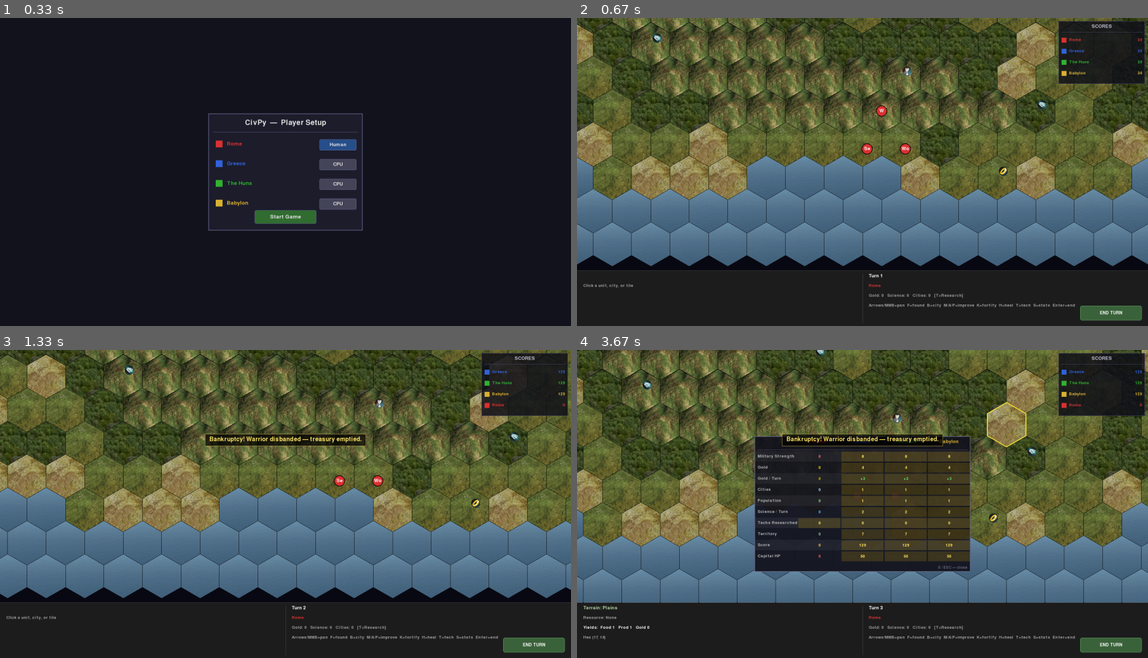
Above: before the commit, frames 1-4 (two rows, left to right).
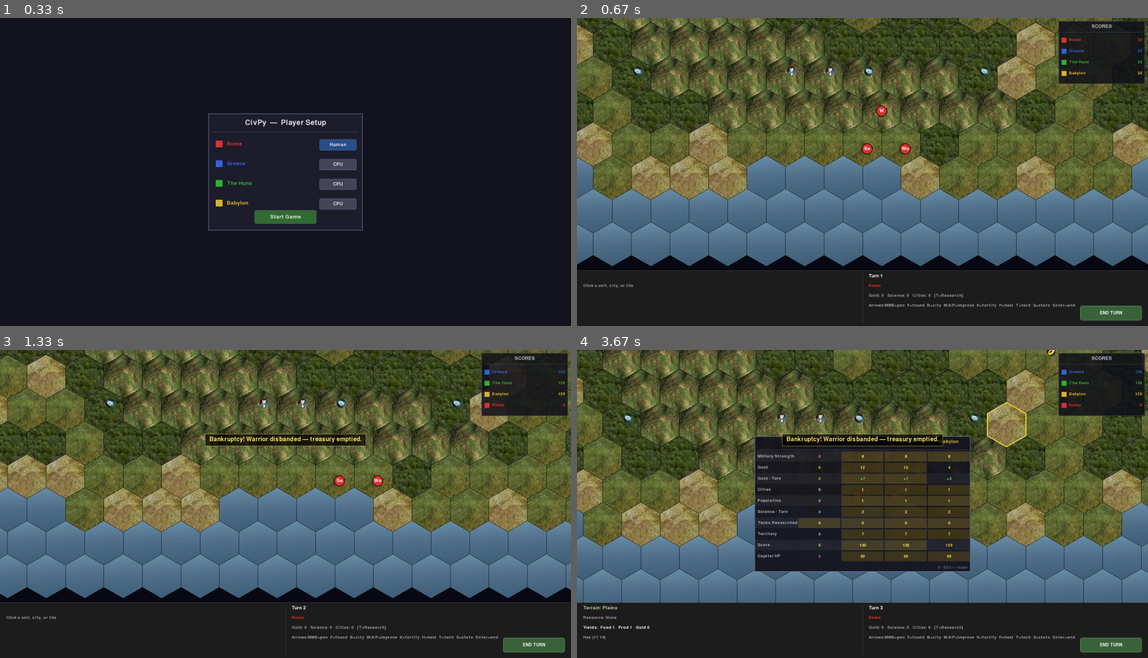
Above: after the commit, the same moments.

Repository: lorand77/civ_lite
Game: pygame game, started from civ_lite_py/main.py
Same seed, same stepped clock (60 frames per second), same inputs: the game is played once before the commit and once after it.
Inputs:
- Up to frame 1 (0.33 s): no input
- Up to frame 2 (0.67 s): click "Start Game" at 0.38 s
- Up to frame 3 (1.33 s): tap Enter at 0.67 s; hold Right from 1 s (still down)
- Up to frame 4 (3.67 s): release Right at 1.47 s; hold Up 1.5-1.8 s; click "END TURN" at 1.88 s; hold Right 2.17-2.63 s; click "Babylon" at 2.72 s; hold Left 3-3.53 s; hold A 3-3.53 s; hold Down from 3.57 s (still down); hold S from 3.57 s (still down)

Frame 1 is identical in both runs. In frame 2, 0.3% of the frame differs, in the area x 9-83%, y 5-52%; in frame 3, 0.3%; in frame 4, 1.1%, in the area x 8-99%, y 0-66%.

Commit message:
moar gold!

Diff:
--- a/civ_lite_py/civ_game/map/generator.py
+++ b/civ_lite_py/civ_game/map/generator.py
@@ -101,6 +101,6 @@
 
     place(hills_pos,    "iron",     8)
     place(plains_grass, "horses",   6)
-    place(plains_grass, "gold",     4)
-    place(hills_pos,    "silver",   5)
-    place(forest_hills, "diamonds", 3)
+    place(plains_grass, "gold",     7)
+    place(hills_pos,    "silver",   9)
+    place(forest_hills, "diamonds", 4)
--- a/civ_lite_py/civ_game/map/terrain.py
+++ b/civ_lite_py/civ_game/map/terrain.py
@@ -60,19 +60,19 @@
     "gold": {
         "type": "luxury",
         "valid_terrain": ["plains", "grassland"],
-        "yield_bonus": {"gold": 3},
+        "yield_bonus": {"gold": 4},
         "requires_tech": None,
     },
     "silver": {
         "type": "luxury",
         "valid_terrain": ["hills"],
-        "yield_bonus": {"gold": 2},
+        "yield_bonus": {"gold": 3},
         "requires_tech": None,
     },
     "diamonds": {
         "type": "luxury",
         "valid_terrain": ["forest", "hills"],
-        "yield_bonus": {"gold": 4},
+        "yield_bonus": {"gold": 5},
         "requires_tech": None,
     },
 }
